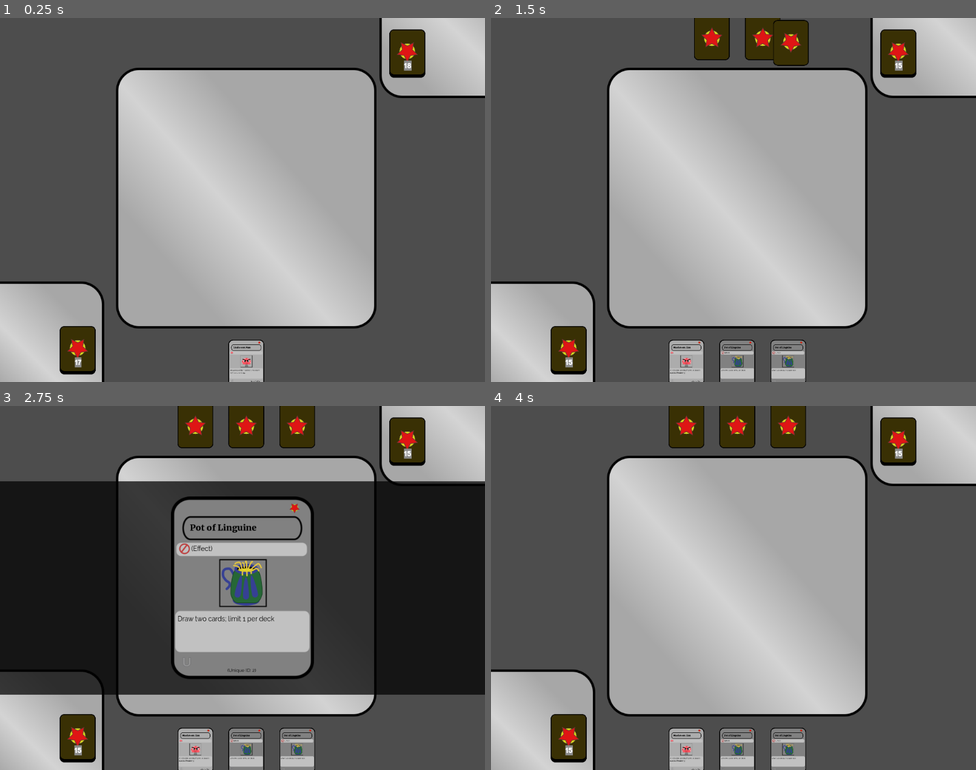
Above: before the commit, frames 1-4 (two rows, left to right).
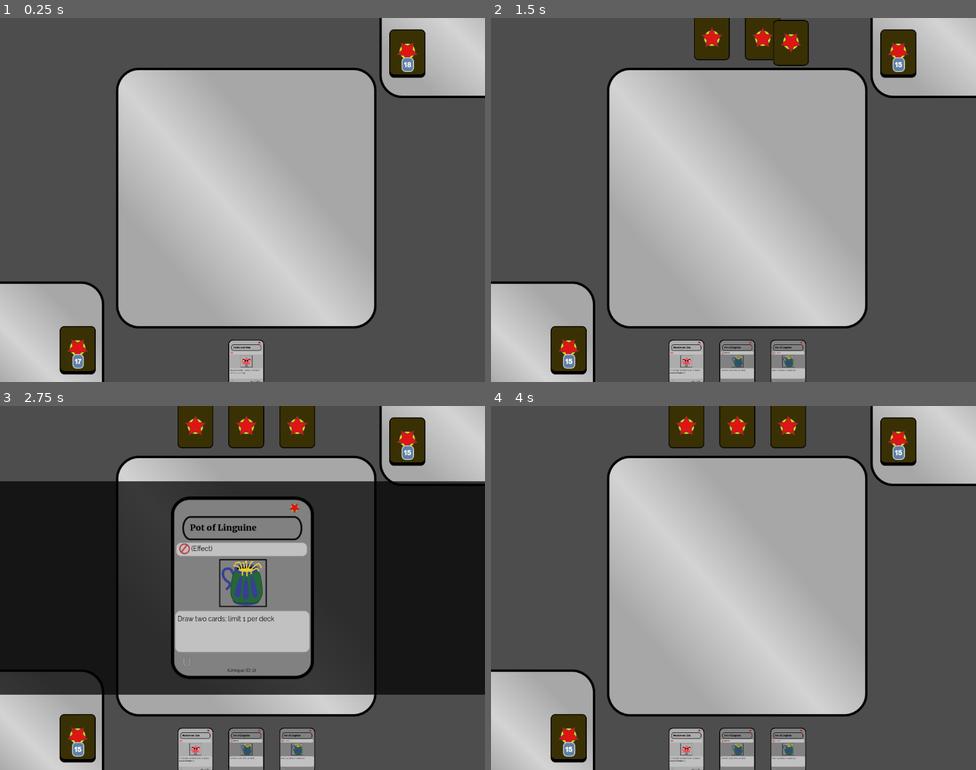
Above: after the commit, the same moments.

Repository: Mercerenies/evilcon-2024
Game: Godot game, scene res://debug/debug_room.tscn
Two runs of this game, one before a commit and one after it. Both use one fixed random seed, a clock stepped at 60 frames per second and the inputs below.
Inputs (mouse positions are in pixels of both pictures, inside the frame that each line leads up to):
- Up to frame 1 (0.25 s): no input
- Up to frame 2 (1.5 s): move the mouse to (738, 363) at 0.52 s; click (738, 363) at 0.67 s; click (738, 363) at 1.42 s
- Up to frame 3 (2.75 s): tap Enter at 2 s; move the mouse to (295, 751) at 2.02 s; click (295, 751) at 2.17 s
- Up to frame 4 (4 s): tap Space at 2.75 s; move the mouse to (786, 424) at 2.77 s; click (786, 424) at 2.92 s; tap Enter at 3.5 s; move the mouse to (738, 424) at 3.52 s; click (738, 424) at 3.67 s

The runs differ from the first frame. In frame 1, 0.2% of the frame differs, in the area x 14-86%, y 10-97%; in frame 2, 0.2%; in frame 3, 0.2%; in frame 4, 0.2%.

Commit message:
Some theming for buttons

Diff:
--- a/card_game/scrollable_card_row/scrollable_card_row.gd
+++ b/card_game/scrollable_card_row/scrollable_card_row.gd
@@ -2,6 +2,8 @@
 extends Node2D
 
 signal card_added(card_node)
+
+# TODO Does not currently scroll
 
 
 @export var width: float = 1024:
--- a/card_game/scrollable_card_row/scrollable_card_row.tscn
+++ b/card_game/scrollable_card_row/scrollable_card_row.tscn
@@ -5,7 +5,6 @@
 
 [node name="ScrollableCardRow" type="Node2D"]
 script = ExtResource("1_ojdf8")
-margin_horizontal = null
 
 [node name="CardContainer" parent="." instance=ExtResource("2_l2j3u")]
 
--- a/global_theme.tres
+++ b/global_theme.tres
@@ -1,11 +1,76 @@
-[gd_resource type="Theme" load_steps=3 format=3 uid="uid://bqxbmpg0ub86d"]
+[gd_resource type="Theme" load_steps=7 format=3 uid="uid://bqxbmpg0ub86d"]
 
+[ext_resource type="FontFile" uid="uid://bcpx4sl5bfb53" path="res://fonts/Magical Childhood.ttf" id="1_31eni"]
 [ext_resource type="FontFile" uid="uid://dydkaj4vrx6dq" path="res://fonts/Maximum Impact.ttf" id="1_cc4il"]
 
+[sub_resource type="StyleBoxFlat" id="StyleBoxFlat_q7xt4"]
+bg_color = Color(0.462745, 0.627451, 0.8, 1)
+border_width_left = 2
+border_width_top = 2
+border_width_right = 2
+border_width_bottom = 2
+border_color = Color(0.86, 0.86, 1, 1)
+corner_radius_top_left = 8
+corner_radius_top_right = 8
+corner_radius_bottom_right = 8
+corner_radius_bottom_left = 8
+expand_margin_left = 3.0
+expand_margin_top = 3.0
+expand_margin_right = 3.0
+expand_margin_bottom = 3.0
+
+[sub_resource type="StyleBoxFlat" id="StyleBoxFlat_5q2p1"]
+bg_color = Color(0.372549, 0.501961, 0.643137, 1)
+border_width_left = 2
+border_width_top = 2
+border_width_right = 2
+border_width_bottom = 2
+corner_radius_top_left = 8
+corner_radius_top_right = 8
+corner_radius_bottom_right = 8
+corner_radius_bottom_left = 8
+expand_margin_left = 3.0
+expand_margin_top = 3.0
+expand_margin_right = 3.0
+expand_margin_bottom = 3.0
+
+[sub_resource type="StyleBoxFlat" id="StyleBoxFlat_uamxp"]
+bg_color = Color(0.0588235, 0.137255, 0.454902, 1)
+border_width_left = 2
+border_width_top = 2
+border_width_right = 2
+border_width_bottom = 2
+border_color = Color(0.278431, 0.278431, 0.278431, 1)
+corner_radius_top_left = 8
+corner_radius_top_right = 8
+corner_radius_bottom_right = 8
+corner_radius_bottom_left = 8
+expand_margin_left = 3.0
+expand_margin_top = 3.0
+expand_margin_right = 3.0
+expand_margin_bottom = 3.0
+
 [sub_resource type="StyleBoxFlat" id="StyleBoxFlat_br33g"]
-bg_color = Color(0.545098, 0.545098, 0.545098, 1)
+bg_color = Color(0.372549, 0.501961, 0.643137, 1)
+border_width_left = 2
+border_width_top = 2
+border_width_right = 2
+border_width_bottom = 2
+corner_radius_top_left = 8
+corner_radius_top_right = 8
+corner_radius_bottom_right = 8
+corner_radius_bottom_left = 8
+expand_margin_left = 3.0
+expand_margin_top = 3.0
+expand_margin_right = 3.0
+expand_margin_bottom = 3.0
 
 [resource]
+Button/font_sizes/font_size = 14
+Button/fonts/font = ExtResource("1_31eni")
+Button/styles/hover = SubResource("StyleBoxFlat_q7xt4")
+Button/styles/normal = SubResource("StyleBoxFlat_5q2p1")
+Button/styles/pressed = SubResource("StyleBoxFlat_uamxp")
 OverlayLabel/base_type = &"Label"
 OverlayLabel/colors/font_color = Color(1, 1, 1, 1)
 OverlayLabel/fonts/font = ExtResource("1_cc4il")
Binary file added: fonts/Magical Childhood.ttf
Not shown, added: fonts/Magical Childhood.ttf.import
Not shown, changed: credits.org
